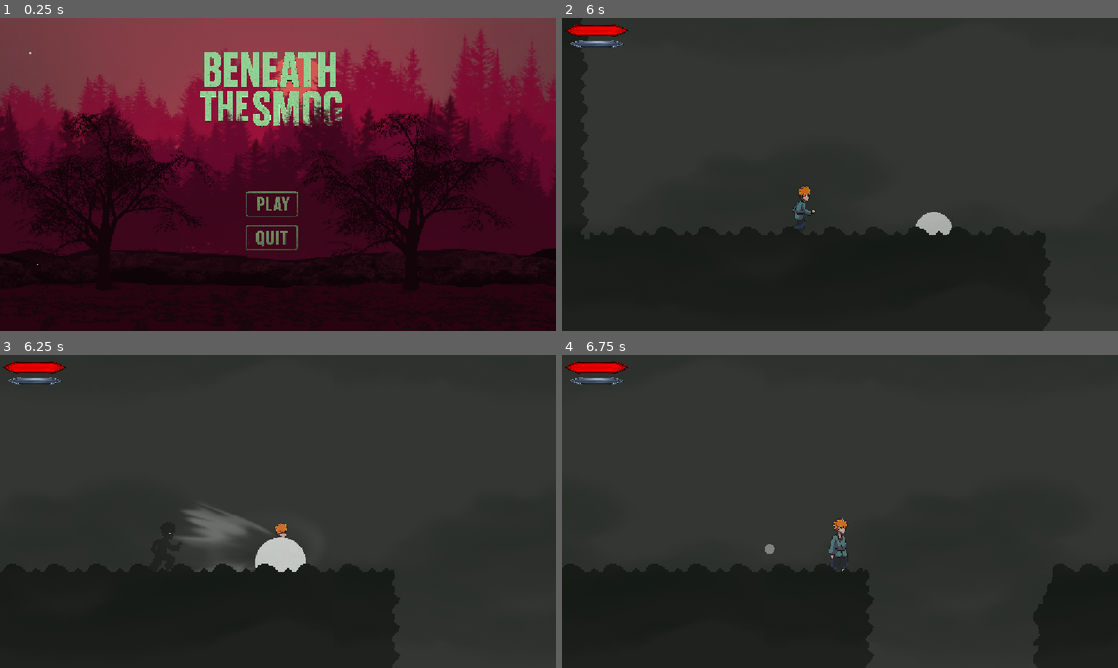
Above: before the commit, frames 1-4 (two rows, left to right).
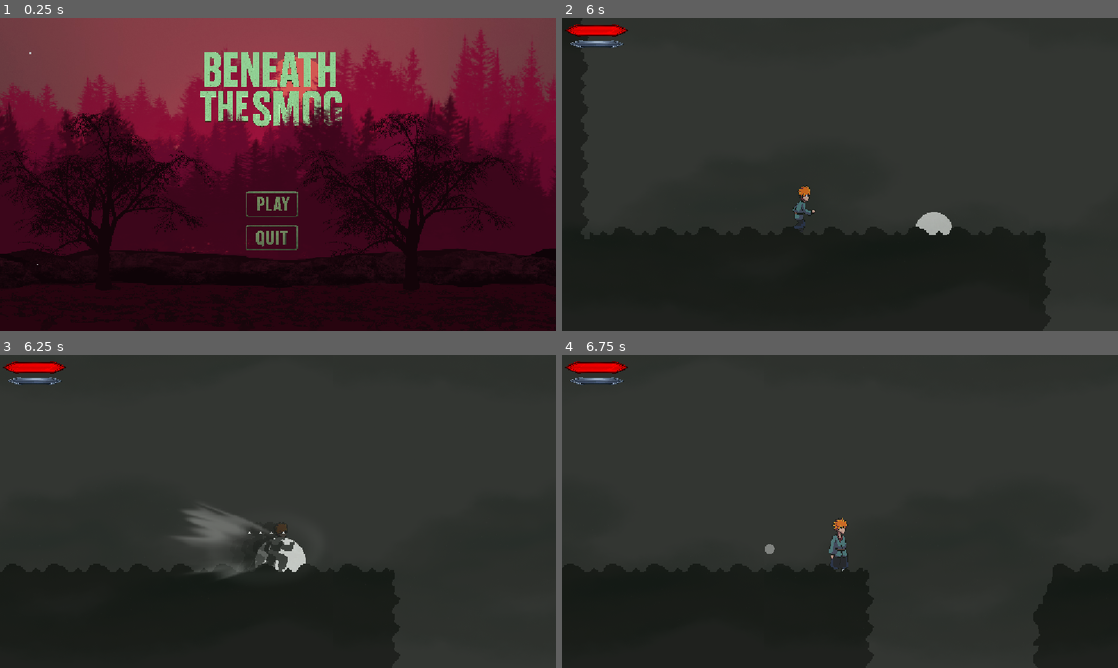
Above: after the commit, the same moments.

Repository: HamzaKh9n/The-Seed-Of-Eternal-Energy
Game: Godot game, scene res://Title/title.tscn
Two runs of this game, one before a commit and one after it. Both use one fixed random seed, a clock stepped at 60 frames per second and the inputs below.
Inputs (mouse positions are in pixels of both pictures, inside the frame that each line leads up to):
- Up to frame 1 (0.25 s): no input
- Up to frame 2 (6 s): click (834, 202) at 0.5 s; tap Enter (ui_accept) at 1.25, 1.52, 2, 2.27, 3.5, 3.77, 4.52, 5.27 s; move the mouse to (867, 174) at 1.27 s; hold A (A) 1.28-2.03 s; click (867, 174) at 1.55 s; move the mouse to (812, 174) at 2.02 s; click (812, 174) at 2.1 s; tap D (D) at 2.3, 5.3 s; move the mouse to (851, 168) at 2.77 s; hold D (D) 2.78-3.53 s; tap Q (Dash) at 3.05, 3.6 s; move the mouse to (834, 180) at 3.52 s; tap A (A) at 3.8 s; move the mouse to (878, 177) at 4.27 s; hold A (A) 4.28-5.03 s; click (878, 177) at 4.55 s; move the mouse to (795, 171) at 5.02 s; click (795, 171) at 5.1 s; move the mouse to (845, 174) at 5.77 s; hold D (D) from 5.78 s (still down)
- Up to frame 3 (6.25 s): keep holding D (D); tap Q (Dash) at 6.05 s
- Up to frame 4 (6.75 s): move the mouse to (817, 505) at 6.52 s; release D (D) at 6.53 s; tap Q (Dash) at 6.6 s

Frames 1-2 are identical in both runs. In frame 3, 0.7% of the frame differs, in the area x 30-53%, y 53-72%; in frame 4, nothing differs.

Commit message:
Dash Visuals Complete + Basic Combat Changes

Diff:
--- a/Characters/grave_skeleton.gd
+++ b/Characters/grave_skeleton.gd
@@ -25,12 +25,13 @@
 # -----------------------------
 #       KNOCKBACK / STUN SYSTEM
 # -----------------------------
-var knockback := true
+var knockback := false
 var knockback_force := Vector2.ZERO
 var knockback_duration := 0.2
 var knockback_timer := 0.0
 
 var stunned := false
+var can_stun := false
 var stun_time := 0.0
 var stun_timer := 0.0
 
@@ -58,7 +59,7 @@
 		else:
 			anim.play("Nothing")
 		if not is_on_floor():
-			velocity.y = gravity * delta
+			velocity.y += gravity * delta
 		return
 
 	# Gravity
@@ -88,7 +89,7 @@
 	# -----------------------------
 	#      STUN LOGIC
 	# -----------------------------
-	if stunned:
+	if stunned and can_stun:
 		stun_timer -= delta
 		velocity = Vector2.ZERO
 		if not is_on_floor():
@@ -97,6 +98,8 @@
 			stunned = false
 		move_and_slide()
 		return
+
+
 
 
 	# -----------------------------
@@ -179,18 +182,20 @@
 	anim.play("Spawn")
 	await anim.animation_finished
 
+	for area in chase_area.get_overlapping_areas():
+		if area.is_in_group("PlayerHitbox"):
+			_on_chase_entered(area)
+
+	Global.encounters += 1
+	spawning = false
+	spawned = true
+
+	await Global.safe_frame()
+
 	chase_area.area_entered.connect(_on_chase_entered)
 	chase_area.area_exited.connect(_on_chase_exited)
 	detect_area.area_exited.connect(_on_detect_exited)
 	hitbox_area.area_entered.connect(_on_hitbox_entered)
-
-	for area in chase_area.get_overlapping_areas():
-		if area.is_in_group("PlayerHitbox"):
-			_on_chase_entered(area)
-
-	Global.encounters += 1
-	spawning = false
-	spawned = true
 
 
 # -----------------------------
@@ -238,11 +243,15 @@
 #       DAMAGE & KNOCKBACK
 # -----------------------------
 func take_damage(amount):
-	health -= amount
-	anim.play("Damage")
-	print(health)
-
 	if spawned:
+		health -= amount
+
+		# Do NOT interrupt attack animation
+		if anim.current_animation != "Attack":
+			anim.play("Damage")
+
+		print(health)
+
 		if knockback and anim.current_animation != "Attack":
 			var dir = sign(player_area.get_parent().global_position.x - global_position.x)
 			knockback_force = Vector2(-dir * 600, -150)
@@ -256,7 +265,6 @@
 	if area.is_in_group("PlayerHitbox"):
 		if not spawned:
 			spawn_skeleton()
-			spawned = true
 
 
 func _on_attack_cooldown_timeout() -> void:
--- a/Characters/mc.gd
+++ b/Characters/mc.gd
@@ -141,6 +141,7 @@
 			is_dashing = true
 			can_dash = false
 
+
 			if is_dashing:
 				spawn_afterimage()
 
@@ -151,6 +152,7 @@
 			anim.play("Dash")
 			$Dust.visible = true
 			$Dust/DustanimationPlayer.play("Dust")
+			$Dust/CPUParticles2D.emitting = true
 
 			dash_cooldown.start()
 			dash_time.start()
@@ -351,10 +353,16 @@
 func spawn_afterimage():
 	ghost = AfterImage.instantiate()
 	ghost.flip_h = sprite.flip_h
-	ghost.get_child(1)
+	var dot_right = ghost.get_child(1)
+	var dot_left = ghost.get_child(2)
+	dot_left.visible = sprite.flip_h
+	dot_right.visible = !sprite.flip_h
+
 	ghost.set_property(position , sprite.scale*2.5)
 	get_parent().add_child(ghost)
+	$GhostTimer.start()
 
 
 func _on_ghost_timer_timeout() -> void:
-	spawn_afterimage()
+	if is_dashing:
+		spawn_afterimage()
--- a/Characters/mc.tscn
+++ b/Characters/mc.tscn
@@ -13,6 +13,7 @@
 [ext_resource type="Texture2D" uid="uid://qolkodff8wfn" path="res://Characters/Fighter/Walk.png" id="10_q3l62"]
 [ext_resource type="AudioStream" uid="uid://dvejf116lch8v" path="res://Sounds/390768__d00121058__fx_021_breath_jump.wav" id="11_y5546"]
 [ext_resource type="Texture2D" uid="uid://cme5rrrvn61ek" path="res://Global/dust 1.png" id="13_q3l62"]
+[ext_resource type="Texture2D" uid="uid://7bsvajwk6748" path="res://Levels/circle.png" id="14_d6vu0"]
 
 [sub_resource type="AtlasTexture" id="AtlasTexture_an5s5"]
 atlas = ExtResource("2_y5546")
@@ -933,6 +934,7 @@
 wait_time = 0.25
 
 [node name="Dust" type="Sprite2D" parent="."]
+z_index = 15
 position = Vector2(-39, 24)
 texture = ExtResource("13_q3l62")
 flip_h = true
@@ -942,8 +944,29 @@
 &"": SubResource("AnimationLibrary_2magj")
 }
 
+[node name="CPUParticles2D" type="CPUParticles2D" parent="Dust"]
+visible = false
+position = Vector2(38, 2)
+scale = Vector2(0.34284234, 0.34284234)
+emitting = false
+amount = 15
+texture = ExtResource("14_d6vu0")
+lifetime = 6.0
+one_shot = true
+speed_scale = 13.54
+explosiveness = 1.0
+randomness = 1.0
+direction = Vector2(-1, 0)
+spread = 180.0
+gravity = Vector2(0, 0)
+initial_velocity_min = 30.53
+initial_velocity_max = 72.51
+scale_amount_min = 0.01
+scale_amount_max = 0.05
+color = Color(0, 0, 0, 1)
+
 [node name="GhostTimer" type="Timer" parent="."]
-wait_time = 0.15
+wait_time = 0.005
 
 [connection signal="animation_finished" from="AnimationPlayer" to="." method="_on_animation_player_animation_finished"]
 [connection signal="timeout" from="Attack Cooldown" to="." method="_on_attack_cooldown_timeout"]
--- a/Global/ghost.tscn
+++ b/Global/ghost.tscn
@@ -52,7 +52,14 @@
 &"": SubResource("AnimationLibrary_qdp11")
 }
 
-[node name="dot" type="Sprite2D" parent="."]
+[node name="dotright" type="Sprite2D" parent="."]
+visible = false
 position = Vector2(7, 5.0000005)
-scale = Vector2(0.00970547, 0.005986379)
+scale = Vector2(0.013565095, 0.008367014)
 texture = ExtResource("3_lxck7")
+
+[node name="dotleft" type="Sprite2D" parent="."]
+visible = false
+position = Vector2(-7.586946, 5.000795)
+scale = Vector2(0.013694684, 0.008446945)
+texture = ExtResource("3_lxck7")
--- a/Levels/level_1.tscn
+++ b/Levels/level_1.tscn
@@ -474,6 +474,7 @@
 scale = Vector2(2.2548895, 2.2548895)
 
 [node name="Camera2D" type="Camera2D" parent="MC"]
+process_mode = 3
 position = Vector2(0, -25.721878)
 scale = Vector2(0.5488301, 0.5488301)
 zoom = Vector2(0.65, 0.65)
@@ -481,6 +482,8 @@
 limit_top = -2925
 limit_right = 5350
 limit_bottom = 2400
+position_smoothing_speed = 50.0
+rotation_smoothing_speed = 50.0
 
 [node name="CROSSROADS" type="AudioStreamPlayer2D" parent="MC"]
 process_mode = 3
--- a/ghost.gd
+++ b/ghost.gd
@@ -9,6 +9,6 @@
 
 func ghosting():
 	var tween_fade = get_tree().create_tween()
-	tween_fade.tween_property(self, "self_modulate" , Color(0 , 0 , 0 , 0) , 0.75)
+	tween_fade.tween_property(self, "self_modulate" , Color(0 , 0 , 0 , 0) , 0.1)
 	await tween_fade.finished
 	queue_free()
Not shown: 1 places in Characters/mc.tscn that only renumber resources
Not shown, changed: Levels/level_2.tscn
